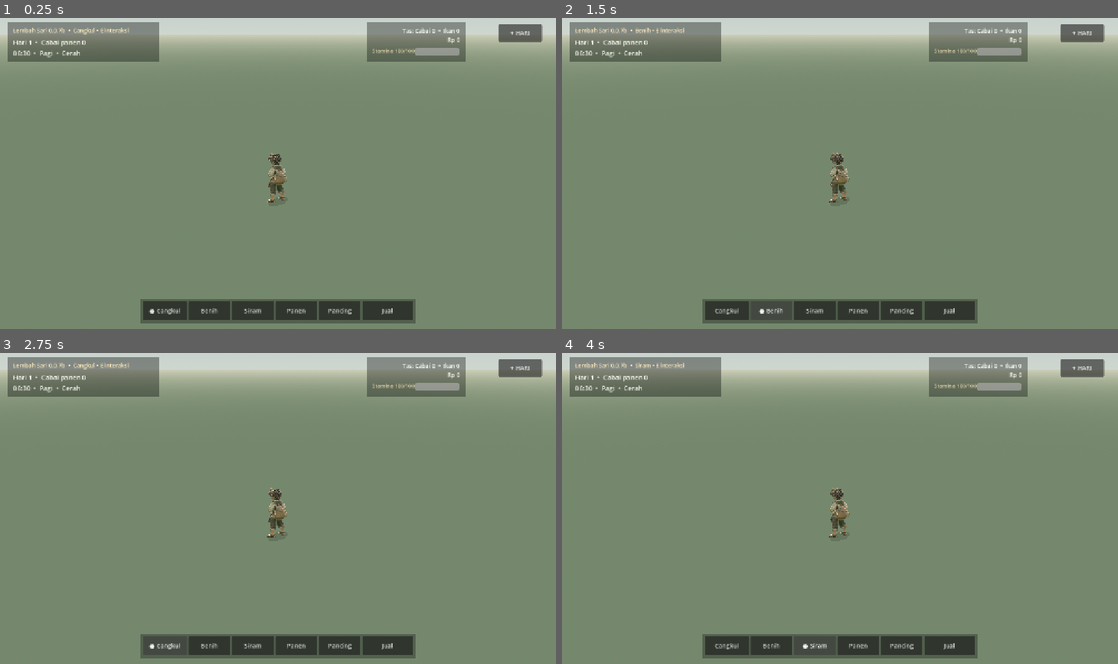
Above: before the commit, frames 1-4 (two rows, left to right).
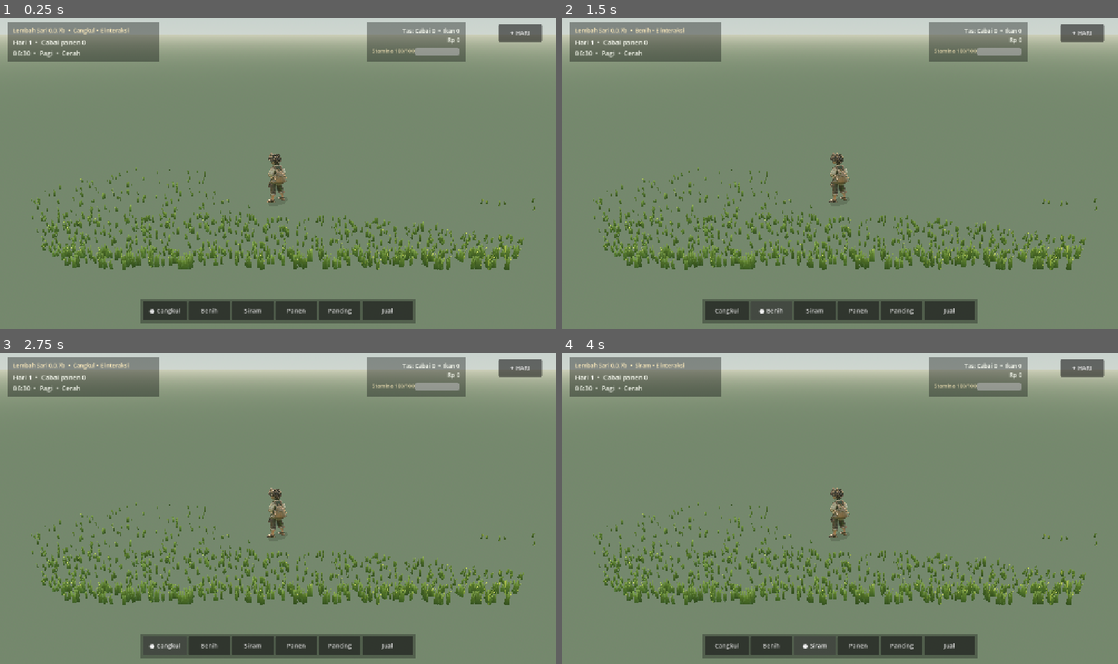
Above: after the commit, the same moments.

Repository: eneft/Lembah-sari
Game: Godot game, scene res://scenes/PlayableV5Test.tscn
The game is run twice, just before and just after one commit, with the same random seed, the same clock (stepped at 60 frames per second) and the same inputs.
Inputs:
- Up to frame 1 (0.25 s): no input
- Up to frame 2 (1.5 s): click "● Cangkul" at 0.5 s; click "Benih" at 1.25 s
- Up to frame 3 (2.75 s): click "Cangkul" at 2 s
- Up to frame 4 (4 s): click "Siram" at 2.75 s; click "● Siram" at 3.5 s

The runs differ from the first frame. In frame 1, 5.7% of the frame differs, in the area x 5-97%, y 47-82%; in frame 2, 5.7%; in frame 3, 5.7%; in frame 4, 5.7%.

Commit message:
Initialize polygon grass after foreground plants while preserving fixed-camera gameplay

Diff:
--- a/scripts/playable_v5_test.gd
+++ b/scripts/playable_v5_test.gd
@@ -2,6 +2,7 @@
 
 const HYBRID_ENVIRONMENT = "res://scripts/village_hybrid_environment.gd"
 const FOREGROUND_PLANTS = "res://scripts/village_foreground_plants.gd"
+const FOREGROUND_GRASS = "res://scripts/village_foreground_grass.gd"
 
 const HERO_SCENE: String = "res://assets/models/hero_scene_v5.glb"
 const PLAYER_HOUSE_SCENE: String = "res://assets/models/player_house_traditional_v4.glb"
@@ -31,6 +32,7 @@
 	_build_player_readability()
 	_apply_hybrid_environment()
 	_apply_foreground_plants()
+	_apply_foreground_grass()
 
 
 func _build_environment() -> void:
@@ -366,3 +368,13 @@
 		push_error("[LembahSari] Foreground plant placement script is missing")
 		return
 	plant_script.new().apply(hero,player)
+
+func _apply_foreground_grass() -> void:
+	# Render-only real polygon grass, after the hero plants are placed, so grass
+	# can avoid the tree/palm trunks; fixed camera and movement remain unchanged.
+	var grass_script: Script = load(FOREGROUND_GRASS) as Script
+	if grass_script == null or not grass_script.can_instantiate():
+		push_error("[LembahSari] Missing procedural foreground grass")
+		return
+	var camera: Camera3D = player.get_node("CameraRig/Camera3D") as Camera3D
+	grass_script.new().apply(self,camera,player)
